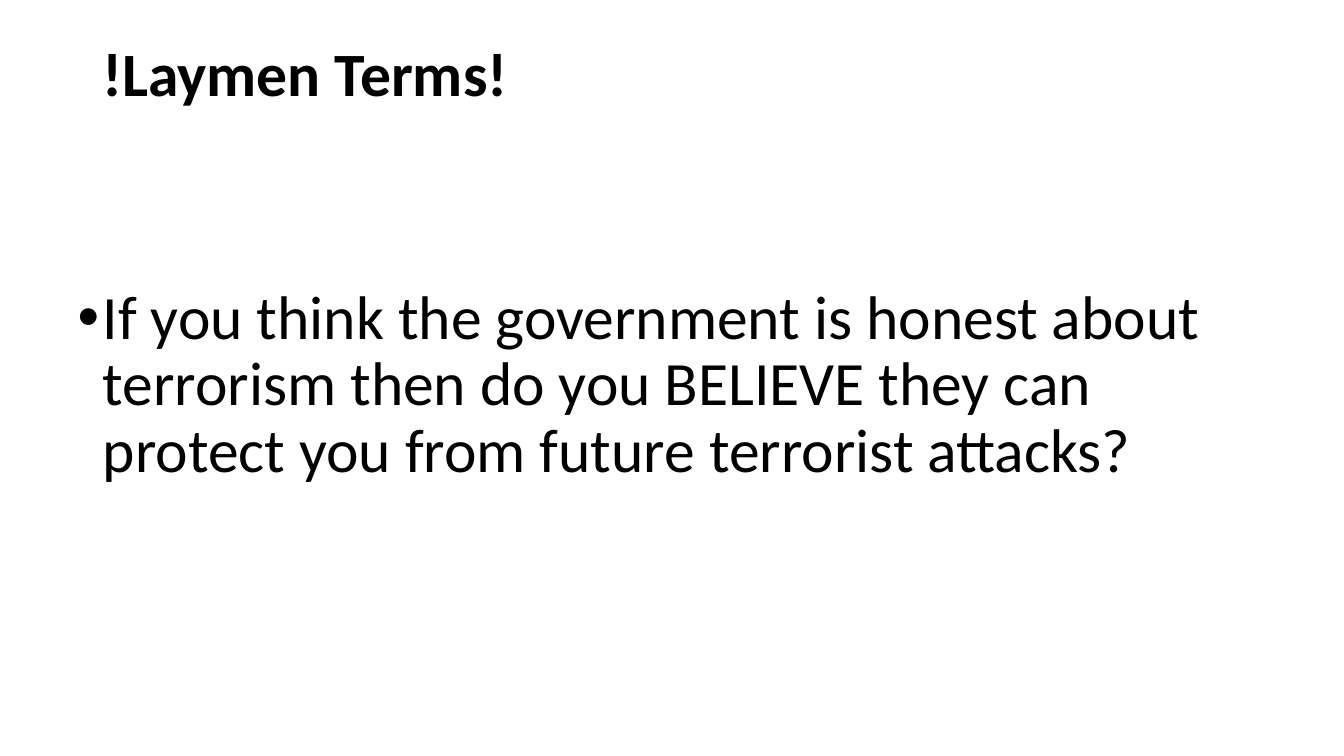
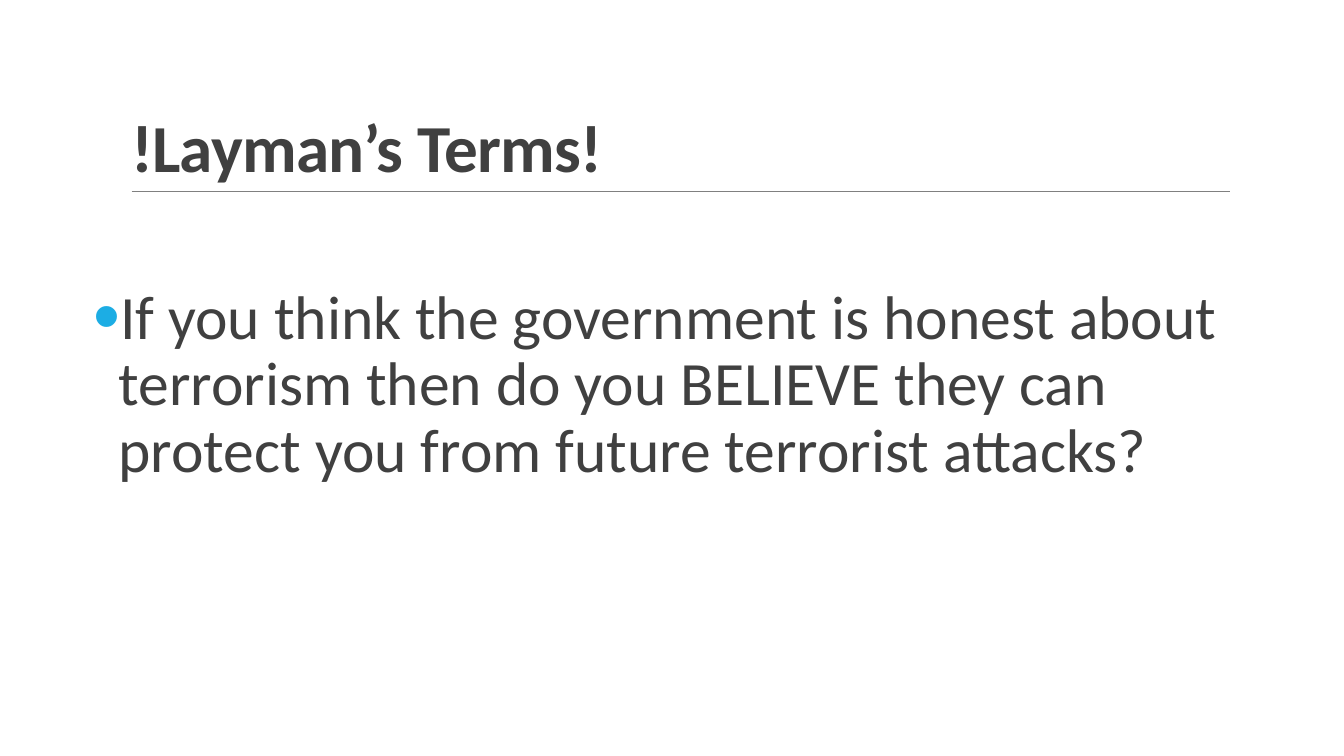
Before and after one commit to ska247/ADA-Final-Project, a slide deck: slide 4 of ADA Presentation (1).pptx. Drawn at 1344x756 pixels with LibreOffice and Linux fonts; fonts in the diff are those of the drawing; background and template pictures are left out. Boxes give left, top, right and bottom in pixels: in the first picture for what was removed or moved away, otherwise in the second. Text is boxed around its words. In the diff, an @@ line names an element or a change of style, - is before the commit and + after.

```diff
--- a/ADA Presentation (1).pptx
+++ b/ADA Presentation (1).pptx
@@ title "!Layman’s Terms!" at (x1=131, y1=123, x2=602, y2=183): vertical alignment middle to bottom @@
@@ title at (x1=131, y1=123, x2=602, y2=183): text changed; size 44 to 48 pt; text colour #000000 to #404040 @@
-!Laymen Terms!
+!Layman’s Terms!
@@ line added from (132, 192) to (1231, 192), #808080 0.5 pt @@
@@ text "If you think the government ..." at (x1=119, y1=296, x2=1216, y2=482): text colour #000000 to #404040; indent changed; more space between paragraphs @@
```
Also in this commit, not shown: 13 other slides changed.
